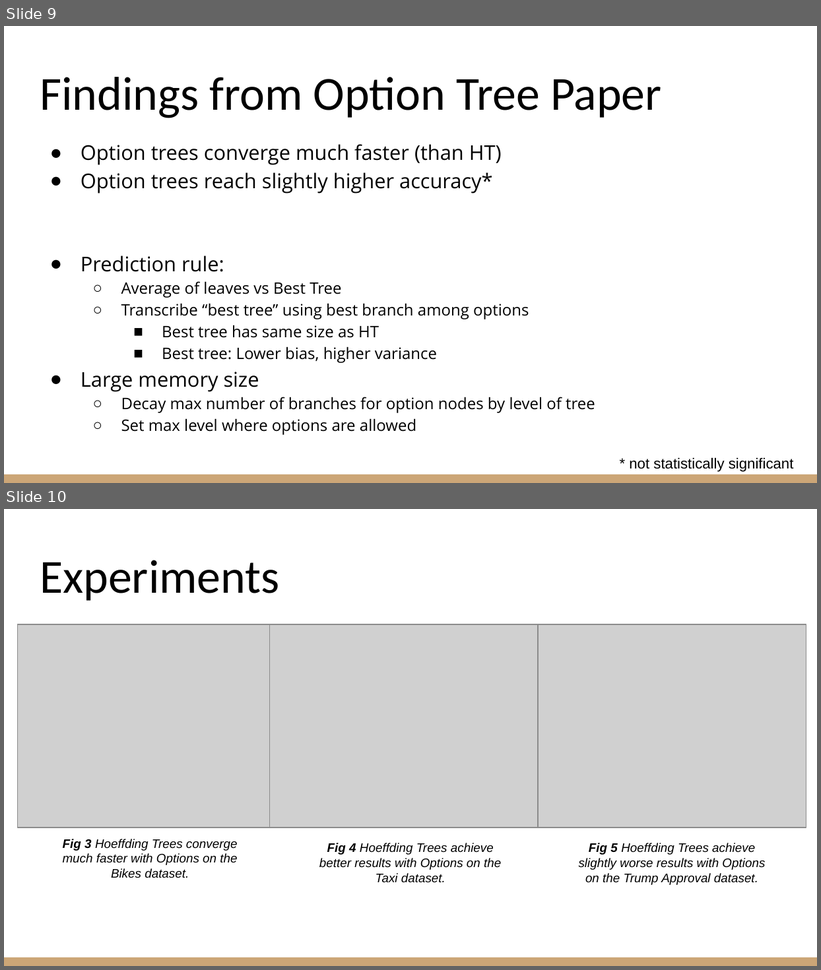
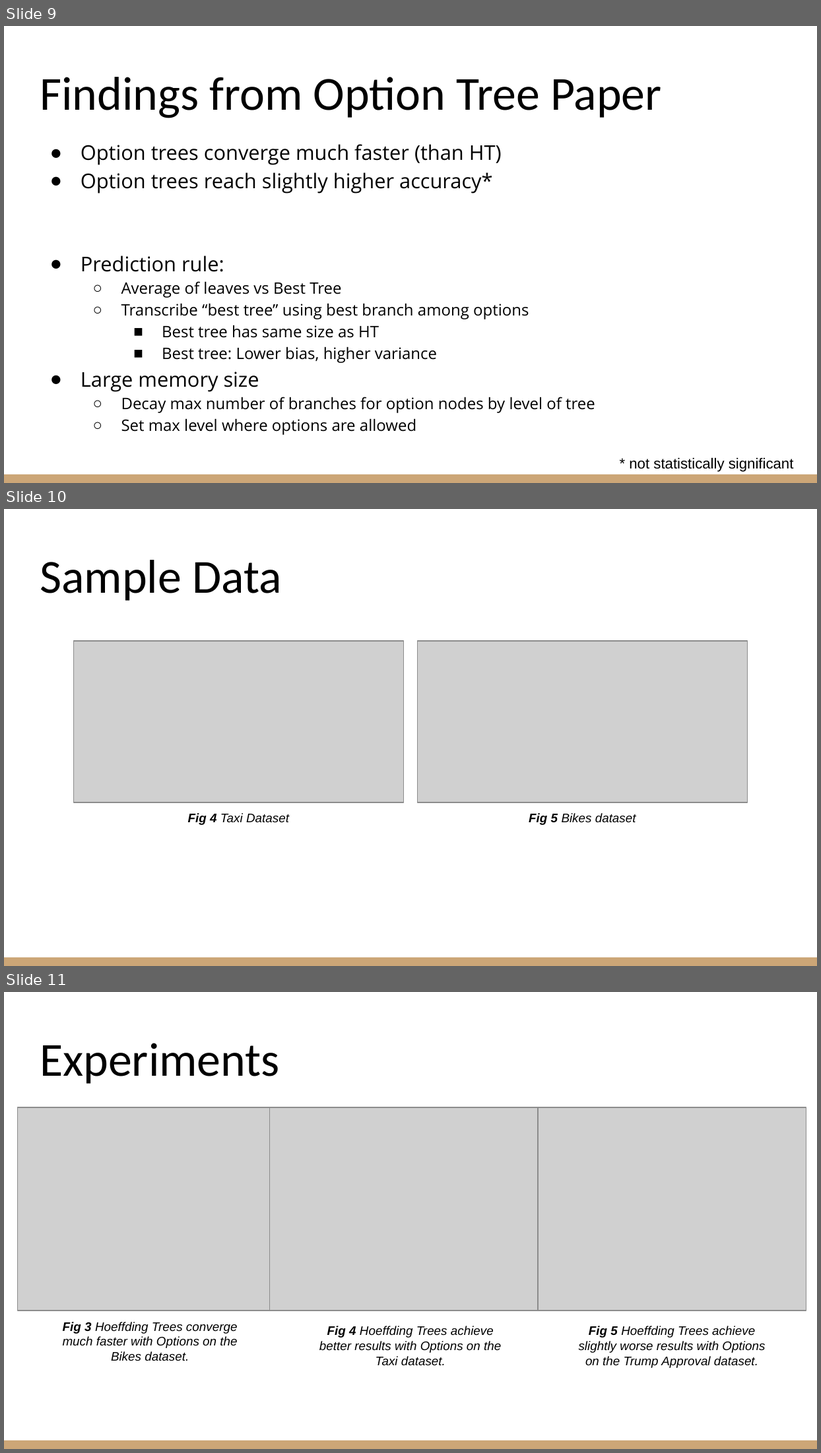
Before and after one commit to jay-ng-mc/dsm-project, a slide deck: Hoeffding Option Tree.pptx. Shown one above the other, each under a label of ours: slides 9 and 10 before the commit, slides 9, 10 and 11 after it. The pictures are 821x970 and 821x1453 pixels, drawn with LibreOffice and Linux fonts; fonts in the diff are those of the drawing; grey boxes stand for pictures. Boxes give left, top, right and bottom in pixels: in the first picture for what was removed or moved away, otherwise in the second. Text is boxed around its words. In the diff, an @@ line names an element or a change of style, - is before the commit and + after.

```diff
--- a/Hoeffding Option Tree.pptx
+++ b/Hoeffding Option Tree.pptx
@@ slide 10 added at (x1=4, y1=509, x2=817, y2=966), background #FFFFFF; not listed: 1 template element that a slide beside it also shows @@
@@ title added at (x1=40, y1=560, x2=282, y2=601), 42 pt, text #000000 @@
+Sample Data
@@ picture added at (x1=73, y1=641, x2=403, y2=803) @@
@@ picture added at (x1=417, y1=641, x2=747, y2=803) @@
@@ text added at (x1=188, y1=813, x2=289, y2=825), 11 pt, text #000000, italic @@
+Fig 4 Taxi Dataset
@@ text added at (x1=529, y1=813, x2=636, y2=825), 11 pt, text #000000, italic @@
+Fig 5 Bikes dataset
@@ what was slide 10 is now slide 11 @@
```
Also in this commit, not shown: 1 slide changed.
